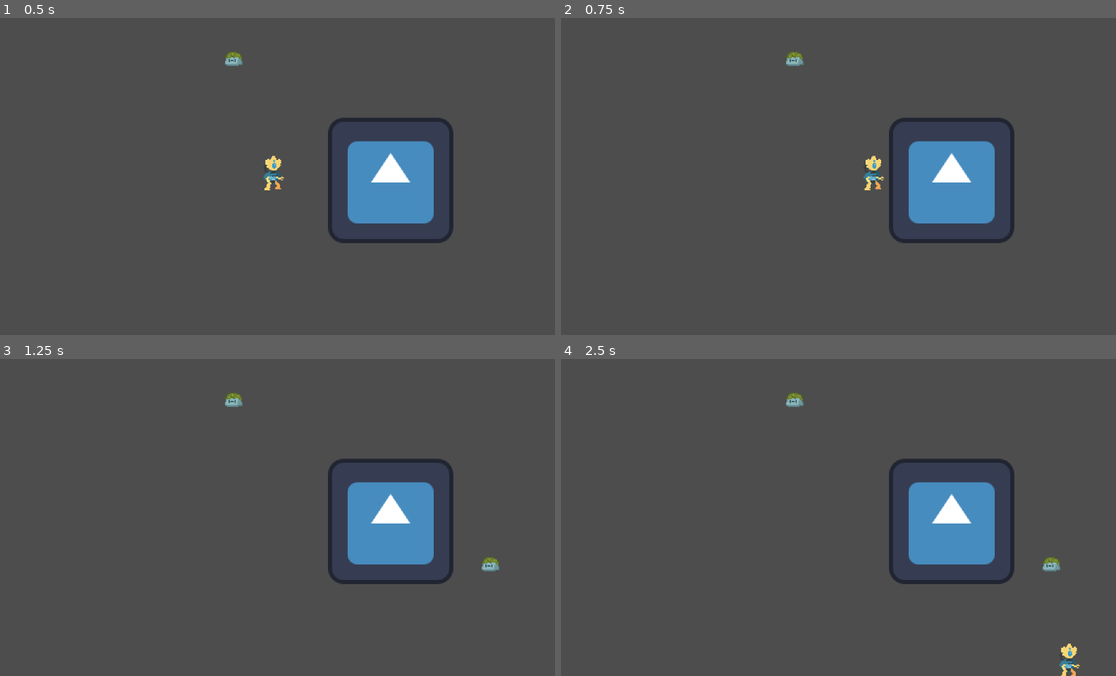
Above: before the commit, frames 1-4 (two rows, left to right).
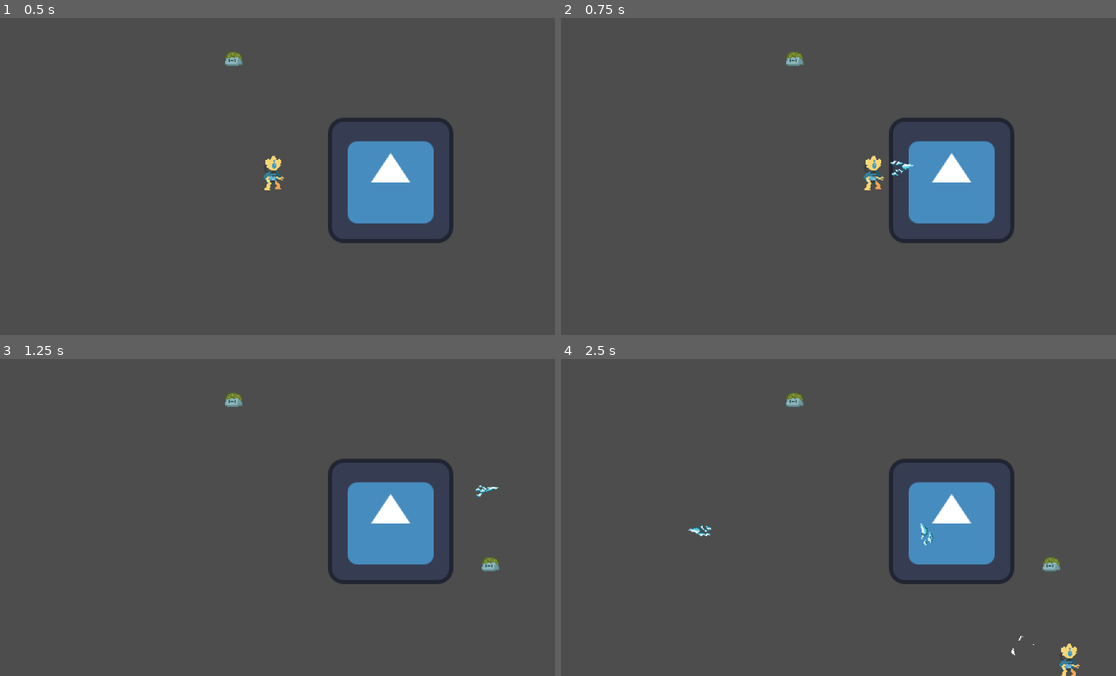
Above: after the commit, the same moments.

Repository: admaxpanda/machines
Game: Godot game, scene res://scene/main.tscn
The game is run twice, just before and just after one commit, with the same random seed, the same clock (stepped at 60 frames per second) and the same inputs. The engine's default icon, where the game draws it, is replaced by a stand-in: a white triangle on a blue panel in a dark square.
Inputs (mouse positions are in pixels of both pictures, inside the frame that each line leads up to):
- Up to frame 1 (0.5 s): no input
- Up to frame 2 (0.75 s): tap Enter at 0.5 s; move the mouse to (960, 160) at 0.52 s; press the mouse at (960, 160) at 0.53 s; hold D (move_right) from 0.53 s (still down)
- Up to frame 3 (1.25 s): keep holding D (move_right); right-click (399, 501) at 0.8 s
- Up to frame 4 (2.5 s): move the mouse to (721, 533) at 1.27 s; release D (move_right) at 1.28 s; release the mouse at (721, 533) at 1.28 s; hold S (move_down) 1.28-2.03 s; right-click (721, 533) at 1.35 s; click (721, 533) at 1.55 s; move the mouse to (888, 447) at 2.02 s; press the mouse at (888, 447) at 2.03 s; hold D (move_right) from 2.03 s (still down); right-click (888, 447) at 2.3 s

Frame 1 is identical in both runs. In frame 2, less than 0.1% of the frame differs, in the area x 59-64%, y 44-50%; in frame 3, less than 0.1%; in frame 4, 0.2%, in the area x 22-86%, y 51-94%.

Commit message:
Implement attack card system with nested chain architecture
- Add chain-based card data structure (triggers + atomic effects)
- Implement Attack resolver with position system (player/enemy/parent)
- Add CardResolver for target finding, Attack for chain execution
- Add CardEngine with draw/discard/shuffle/exhaust piles
- Add delivery_projectile with direct physics query detection
- Add strike (melee AOE) and cold_snap (projectile + split AOE) cards
- Add test script (left click: cold_snap, right click: strike)
- Refactor battle_manager to state machine pattern
- Add enemy group to slime

Co-Authored-By: Claude Opus 4.7 <noreply@anthropic.com>

Diff:
--- /dev/null
+++ b/data/card/attack_cards.json
@@ -0,0 +1,79 @@
+# attack_cards.json 格式说明
+#
+# 顶层：
+#   cards    攻击卡数组
+#
+# 单张攻击卡：
+#   id        唯一标识
+#   name      显示名称
+#   cost      能量消耗
+#   chain     效果链（嵌套字典，每个节点可含回调槽）
+#   exhaust   打出后是否消耗（true/false）
+#
+# 触发器（产生事件，含回调槽）：
+#   { "type": "aoe_detect", "radius": 30, "animation": "...", "lifetime": 0.2, "on_detect": [...] }
+#   { "type": "spawn_projectile", "speed": 300, "max_range": 200, "animation": "...", "on_hit": [...] }
+#
+# 原子效果（叶节点，做一件事）：
+#   { "type": "deal_damage", "value": 6 }
+#   { "type": "apply_debuff", "name": "weak", "duration": 1 }
+#   { "type": "knockback" }
+#   { "type": "draw_cards", "value": 1 }
+#   { "type": "gain_energy", "value": 1 }
+#   { "type": "channel_orb", "orb_id": "frost" }
+
+{
+  "cards": [
+    {
+      "id": "strike",
+      "name": "打击",
+      "cost": 1,
+      "chain": {
+        "type": "aoe_detect",
+        "shape": "circle",
+        "radius": 30,
+        "origin": "player",
+        "target": "enemy",
+        "offset": 20,
+        "animation": "res://sprite/strike.tres",
+        "lifetime": 0.2,
+        "on_detect": [
+          { "type": "deal_damage", "value": 6 },
+          { "type": "knockback" }
+        ]
+      },
+      "exhaust": false
+    },
+    {
+      "id": "cold_snap",
+      "name": "寒流",
+      "cost": 1,
+      "chain": {
+        "type": "spawn_projectile",
+        "origin": "player",
+        "target": "enemy",
+        "offset": 10,
+        "speed": 300,
+        "max_range": 400,
+        "radius": 5,
+        "animation": "res://sprite/cold_snap.tres",
+        "on_hit": [
+          {
+            "type": "aoe_detect",
+            "shape": "circle",
+            "radius": 40,
+            "origin": "parent",
+            "target": "enemy",
+            "animation": "res://sprite/cold_snap_split.tres",
+            "lifetime": 0.3,
+            "on_detect": [
+              { "type": "deal_damage", "value": 4 },
+              { "type": "channel_orb", "orb_id": "frost" }
+            ]
+          }
+        ]
+      },
+      "exhaust": false
+    }
+  ]
+}
--- a/project.godot
+++ b/project.godot
@@ -37,6 +37,16 @@
 "events": [Object(InputEventKey,"resource_local_to_scene":false,"resource_name":"","device":-1,"window_id":0,"alt_press …(192 unchanged characters)…
 ]
 }
+left_click={
+"deadzone": 0.5,
+"events": [Object(InputEventMouseButton,"resource_local_to_scene":false,"resource_name":"","device":-1,"window_id":0,"alt_pressed":false,"shift_pressed":false,"ctrl_pressed":false,"meta_pressed":false,"button_mask":1,"position":Vector2(0, 0),"global_position":Vector2(0, 0),"factor":1.0,"button_index":1,"canceled":false,"pressed":true,"double_click":false,"script":null)
+]
+}
+right_click={
+"deadzone": 0.5,
+"events": [Object(InputEventMouseButton,"resource_local_to_scene":false,"resource_name":"","device":-1,"window_id":0,"alt_pressed":false,"shift_pressed":false,"ctrl_pressed":false,"meta_pressed":false,"button_mask":2,"position":Vector2(0, 0),"global_position":Vector2(0, 0),"factor":1.0,"button_index":2,"canceled":false,"pressed":true,"double_click":false,"script":null)
+]
+}
 
 [physics]
 
--- a/scene/main.tscn
+++ b/scene/main.tscn
@@ -2,8 +2,9 @@
 
 [ext_resource type="PackedScene" uid="uid://d1c44phoahxvt" path="res://scene/player.tscn" id="1"]
 [ext_resource type="Texture2D" uid="uid://d2s488xtjgv72" path="res://icon.svg" id="2"]
-[ext_resource type="Script" path="res://script/core/battle_manager.gd" id="3"]
-[ext_resource type="Script" path="res://script/core/main.gd" id="5"]
+[ext_resource type="Script" uid="uid://dstvg70i6nk4p" path="res://script/core/battle_manager.gd" id="3"]
+[ext_resource type="Script" uid="uid://dce21cjnm01gj" path="res://script/core/main.gd" id="5"]
+[ext_resource type="Script" uid="uid://w31183ekimgx" path="res://script/test/test.gd" id="6"]
 
 [node name="Main" type="Node2D" unique_id=1749692696]
 script = ExtResource("5")
@@ -14,11 +15,14 @@
 [node name="Player" parent="." unique_id=1051167302 instance=ExtResource("1")]
 metadata/_edit_group_ = true
 
-[node name="Enemies" type="Node2D" parent="."]
+[node name="Enemies" type="Node2D" parent="." unique_id=1945427893]
 
 [node name="Icon" type="Sprite2D" parent="." unique_id=1208816784]
 position = Vector2(120, 4)
 texture = ExtResource("2")
 
-[node name="BattleManager" type="Node" parent="."]
+[node name="BattleManager" type="Node" parent="." unique_id=1837276765]
 script = ExtResource("3")
+
+[node name="Test" type="Node2D" parent="." unique_id=114152428]
+script = ExtResource("6")
--- /dev/null
+++ b/script/core/attack.gd
@@ -0,0 +1,170 @@
+class_name Attack
+extends RefCounted
+
+## 攻击系统：执行嵌套效果链，代码生成节点
+
+## 从 chain 数据开始执行攻击
+static func execute(chain: Dictionary, source: Node2D, context: Dictionary) -> void:
+	_execute_node(chain, source, context.get("target_enemy"), context)
+
+## 递归执行链中的一个节点
+static func _execute_node(node: Dictionary, source: Node2D, target: Node2D, context: Dictionary) -> void:
+	match node.get("type", ""):
+		"aoe_detect":
+			_aoe_detect(node, source, context)
+		"spawn_projectile":
+			_spawn_projectile(node, source, context)
+		"deal_damage":
+			print("[Attack] deal_damage value=%d target=%s" % [int(node.get("value", 0)), target])
+			#if target and target.has_method("take_damage"):
+			#	target.take_damage(int(node.get("value", 0)))
+		"knockback":
+			print("[Attack] knockback target=%s source=%s" % [target, source])
+			#_knockback(target, source)
+		"draw_cards":
+			print("[Attack] draw_cards value=%d" % int(node.get("value", 0)))
+			#var engine = context.get("card_engine")
+			#if engine:
+			#	engine.draw_cards(int(node.get("value", 0)))
+		"gain_energy":
+			print("[Attack] gain_energy value=%d" % int(node.get("value", 0)))
+			#var engine = context.get("card_engine")
+			#if engine:
+			#	engine.energy += int(node.get("value", 0))
+		"apply_debuff":
+			print("[Attack] apply_debuff name=%s duration=%d" % [node.get("name", ""), int(node.get("duration", 1))])
+		"channel_orb":
+			print("[Attack] channel_orb orb_id=%s" % str(node.get("orb_id", "")))
+
+## 解析位置常量为世界坐标
+static func _resolve_position(pos_ref: String, source: Node2D, context: Dictionary) -> Vector2:
+	match pos_ref:
+		"player":
+			var player: Node2D = context.get("source")
+			return player.global_position if player else Vector2.ZERO
+		"enemy":
+			var pos = context.get("target_position")
+			return pos if pos else source.global_position
+		"parent":
+			var pos = context.get("parent_position")
+			if pos:
+				return pos
+			return source.global_position
+	return source.global_position
+
+## 根据 origin + target + offset 计算生成位置和方向
+static func _resolve_spawn(node: Dictionary, source: Node2D, context: Dictionary) -> Dictionary:
+	var origin_pos := _resolve_position(str(node.get("origin", "player")), source, context)
+	var target_pos := _resolve_position(str(node.get("target", "enemy")), source, context)
+	var offset: float = float(node.get("offset", 0.0))
+	var direction := Vector2.RIGHT
+	if target_pos.distance_to(origin_pos) > 0.001:
+		direction = (target_pos - origin_pos).normalized()
+	var spawn_pos := origin_pos + direction * offset
+	return { "position": spawn_pos, "direction": direction }
+
+## 范围检测触发器：circle / rect
+static func _aoe_detect(node: Dictionary, source: Node2D, context: Dictionary) -> void:
+	if not source:
+		return
+	var spawn := _resolve_spawn(node, source, context)
+	var spawn_pos: Vector2 = spawn["position"]
+	var direction: Vector2 = spawn["direction"]
+	var shape_type: String = str(node.get("shape", "circle"))
+	var lifetime: float = float(node.get("lifetime", 0.2))
+	var on_detect: Array = node.get("on_detect", [])
+
+	var area := Area2D.new()
+	var col := CollisionShape2D.new()
+
+	match shape_type:
+		"rect":
+			var rect_shape := RectangleShape2D.new()
+			rect_shape.size = Vector2(float(node.get("width", 60.0)), float(node.get("height", 20.0)))
+			col.shape = rect_shape
+		_:
+			var circle := CircleShape2D.new()
+			circle.radius = float(node.get("radius", 30.0))
+			col.shape = circle
+
+	area.rotation = direction.angle()
+	area.add_child(col)
+
+	var anim_path: String = str(node.get("animation", ""))
+	if anim_path != "":
+		var sprite := AnimatedSprite2D.new()
+		var frames: SpriteFrames = load(anim_path)
+		if frames:
+			sprite.sprite_frames = frames
+			sprite.play()
+		area.add_child(sprite)
+
+	area.global_position = spawn_pos
+	source.get_tree().current_scene.add_child(area)
+
+	var space_state := source.get_world_2d().direct_space_state
+	var query := PhysicsShapeQueryParameters2D.new()
+	query.shape = col.shape
+	query.transform = area.global_transform
+	var results := space_state.intersect_shape(query)
+	var hit_enemies: Array[Node2D] = []
+	for result in results:
+		var body: Node2D = result.get("collider")
+		if body and body.is_in_group(&"enemy") and body not in hit_enemies:
+			hit_enemies.append(body)
+			for effect in on_detect:
+				_execute_node(effect, source, body, context)
+
+	source.get_tree().create_timer(lifetime).timeout.connect(area.queue_free)
+
+## 投射物触发器
+static func _spawn_projectile(node: Dictionary, source: Node2D, context: Dictionary) -> void:
+	if not source:
+		return
+	var spawn := _resolve_spawn(node, source, context)
+	var spawn_pos: Vector2 = spawn["position"]
+	var direction: Vector2 = spawn["direction"]
+	var speed: float = float(node.get("speed", 200.0))
+	var max_range: float = float(node.get("max_range", 200.0))
+	var on_hit: Array = node.get("on_hit", [])
+
+	var area := Area2D.new()
+	var col := CollisionShape2D.new()
+	var circle := CircleShape2D.new()
+	circle.radius = float(node.get("radius", 5.0))
+	col.shape = circle
+	area.add_child(col)
+	area.rotation = direction.angle()
+
+	var anim_path: String = str(node.get("animation", ""))
+	if anim_path != "":
+		var sprite := AnimatedSprite2D.new()
+		var frames: SpriteFrames = load(anim_path)
+		if frames:
+			sprite.sprite_frames = frames
+			sprite.play()
+		area.add_child(sprite)
+
+	var script: GDScript = load("res://script/entity/delivery_projectile.gd")
+	area.set_script(script)
+	area.speed = speed
+	area.max_range = max_range
+	area.direction = direction
+	area._shape = circle
+
+	for effect in on_hit:
+		area.hit.connect(func(hit_target: Node2D, hit_pos: Vector2):
+			var sub_context := context.duplicate()
+			sub_context["target_enemy"] = hit_target
+			sub_context["parent_position"] = hit_pos
+			_execute_node(effect, source, hit_target, sub_context)
+		)
+
+	area.global_position = spawn_pos
+	source.get_tree().current_scene.add_child(area)
+
+static func _knockback(target: Node2D, source: Node2D) -> void:
+	if not target or not source:
+		return
+	var dir := (target.global_position - source.global_position).normalized()
+	target.global_position += dir * 20.0
--- /dev/null
+++ b/script/core/attack_card_data.gd
@@ -0,0 +1,20 @@
+class_name AttackCardData
+extends Resource
+
+## 攻击卡数据
+
+var id: StringName = &""            ## 卡牌id
+var card_name: String = ""          ## 显示名称
+var cost: int = 1                   ## 能量消耗
+var chain: Dictionary = {}          ## 效果链（嵌套结构）
+var exhaust: bool = false           ## 打出后是否消耗
+
+## 从 JSON 字典解析
+static func from_dict(data: Dictionary) -> AttackCardData:
+	var card := AttackCardData.new()
+	card.id = StringName(data.get("id", ""))
+	card.card_name = str(data.get("name", ""))
+	card.cost = int(data.get("cost", 1))
+	card.chain = data.get("chain", {})
+	card.exhaust = bool(data.get("exhaust", false))
+	return card
--- a/script/core/battle_manager.gd
+++ b/script/core/battle_manager.gd
@@ -1,29 +1,86 @@
 extends Node
 
-# 战斗管理器
-# 开始战斗 → 加载全部关卡 → 逐关推进（生成敌人→关卡结束→奖励→下一关）→ 战斗结束
+# 战斗管理器（状态机）
+# IDLE → RUNNING → REWARD → RUNNING → ... → ENDED
+#                  ↘ FAILED
+
+enum State { IDLE, RUNNING, REWARD, FAILED, ENDED }
 
 signal battle_started
+signal battle_ended
 
+var _state: State = State.IDLE
 var _enemies_node: Node2D
 var _enemy_configs: Dictionary = {}    ## StringName -> Dictionary
-var _active_coroutines: int = 0        ## 当前正在运行的波次协程数量
-var _failed: bool = false              ## 战斗失败标志
+var _levels: Array = []                ## LevelData 数组
+var _current_level_index: int = -1     ## 当前关卡索引
 
-## 开始整场战斗：初始化 + 加载全部关卡 + 逐关推进
+## 开始整场战斗
 func start_battle(enemies_node: Node2D) -> void:
 	_enemies_node = enemies_node
 	_load_enemy_configs()
-	var levels := _load_all_levels()
-	if levels.is_empty():
+	_levels = _load_all_levels()
+	if _levels.is_empty():
 		return
 	battle_started.emit()
-	_failed = false
-	for level in levels:
-		await _run_level(level)
-		if _failed:
-			break
-		# TODO: 奖励系统
+	_start_level(0)
+
+## 启动指定关卡
+func _start_level(index: int) -> void:
+	_current_level_index = index
+	_state = State.RUNNING
+	var level: LevelData = _levels[index]
+	for wave in level.waves:
+		_run_wave.call_deferred(wave)
+
+## 外部调用：当前关卡所有敌人被消灭
+func on_level_cleared() -> void:
+	if _state != State.RUNNING:
+		return
+	_state = State.REWARD
+
+## 外部调用：玩家死亡
+func fail_battle() -> void:
+	_state = State.FAILED
+
+## 外部调用：奖励选完，进入下一关
+func advance_to_next_level() -> void:
+	if _state != State.REWARD:
+		return
+	var next := _current_level_index + 1
+	if next < _levels.size():
+		_start_level(next)
+	else:
+		_state = State.ENDED
+		battle_ended.emit()
+
+## 单条波次协程：等待 start_time → 按间隔生成 count 个敌人
+func _run_wave(wave: WaveData) -> void:
+	await get_tree().create_timer(wave.start_time).timeout
+	for i in wave.count:
+		if _state == State.FAILED:
+			return
+		_spawn_enemy(wave.enemy_id)
+		if i < wave.count - 1:
+			await get_tree().create_timer(wave.spawn_interval).timeout
+
+## 根据 enemy_id 查找配置，实例化敌人
+func _spawn_enemy(enemy_id: StringName) -> void:
+	var cfg: Dictionary = _enemy_configs.get(enemy_id, {})
+	if cfg.is_empty():
+		return
+	var scene_path: String = cfg.get("scene", "")
+	var scene: PackedScene = load(scene_path) as PackedScene
+	if not scene:
+		return
+	var enemy := scene.instantiate()
+	enemy.init(cfg)
+	_enemies_node.add_child(enemy)
+	var player := get_tree().get_first_node_in_group(&"player") as Node2D
+	if player:
+		var angle := randf() * TAU
+		var distance := randf() * 100.0 + 100.0
+		enemy.global_position = player.global_position + Vector2(cos(angle), sin(angle)) * distance
 
 ## 从 enemies.json 加载所有敌人配置
 func _load_enemy_configs() -> void:
@@ -62,43 +119,3 @@
 	for level_dict in json.data.get("levels", []):
 		levels.append(LevelData.from_dict(level_dict))
 	return levels
-
-## 战斗失败，终止当前战斗流程
-func fail_battle() -> void:
-	_failed = true
-
-## 运行单个关卡：启动所有波次协程，等待全部完成
-func _run_level(level: LevelData) -> void:
-	_active_coroutines = level.waves.size()
-	for wave in level.waves:
-		_run_wave.call_deferred(wave)
-	while _active_coroutines > 0 and not _failed:
-		await get_tree().process_frame
-
-## 单条波次的协程：等待 start_time → 按间隔生成 count 个敌人
-func _run_wave(wave: WaveData) -> void:
-	await get_tree().create_timer(wave.start_time).timeout
-	for i in wave.count:
-		_spawn_enemy(wave.enemy_id)
-		if i < wave.count - 1:
-			await get_tree().create_timer(wave.spawn_interval).timeout
-	_active_coroutines -= 1
-
-## 根据 enemy_id 查找配置，实例化敌人
-func _spawn_enemy(enemy_id: StringName) -> void:
-	var cfg: Dictionary = _enemy_configs.get(enemy_id, {})
-	if cfg.is_empty():
-		return
-	var scene_path: String = cfg.get("scene", "")
-	var scene: PackedScene = load(scene_path) as PackedScene
-	if not scene:
-		return
-	var enemy := scene.instantiate()
-	enemy.init(cfg)
-	_enemies_node.add_child(enemy)
-	# 在玩家周围随机位置生成
-	var player := get_tree().get_first_node_in_group(&"player") as Node2D
-	if player:
-		var angle := randf() * TAU
-		var distance := randf() * 100.0 + 100.0
-		enemy.global_position = player.global_position + Vector2(cos(angle), sin(angle)) * distance
--- /dev/null
+++ b/script/core/card_engine.gd
@@ -0,0 +1,73 @@
+extends Node
+
+# 攻击卡引擎
+# 管理牌堆（抽牌堆/手牌/弃牌堆/消耗堆）、能量、自动打出
+
+signal energy_changed(new_energy: int)
+signal hand_changed()
+
+var draw_pile: Array = []          ## Array[AttackCardData] 抽牌堆
+var hand: Array = []               ## Array[AttackCardData] 手牌
+var discard_pile: Array = []       ## Array[AttackCardData] 弃牌堆
+var exhaust_pile: Array = []       ## Array[AttackCardData] 消耗堆
+
+var energy: int = 0                ## 当前能量
+var energy_per_turn: int = 3       ## 每回合获得能量
+var hand_limit: int = 10           ## 手牌上限
+var draw_per_turn: int = 5         ## 每回合抽牌数
+
+## 初始化：传入卡组，洗牌放入抽牌堆
+func initialize(deck: Array) -> void:
+	draw_pile = deck.duplicate()
+	hand.clear()
+	discard_pile.clear()
+	exhaust_pile.clear()
+	energy = 0
+	draw_pile.shuffle()
+
+## 开始回合：获得能量，抽牌
+func start_turn() -> void:
+	energy += energy_per_turn
+	energy_changed.emit(energy)
+	draw_cards(draw_per_turn)
+
+## 抽牌：从抽牌堆取牌到手牌，抽牌堆空则先洗入弃牌堆
+func draw_cards(count: int) -> void:
+	for i in count:
+		if hand.size() >= hand_limit:
+			break
+		if draw_pile.is_empty():
+			_shuffle_discard_into_draw()
+			if draw_pile.is_empty():
+				break
+		hand.append(draw_pile.pop_back())
+	hand_changed.emit()
+
+## 自动打出一张牌：能量够则打出，不够则跳过，返回是否实际打出
+func auto_play() -> bool:
+	if hand.is_empty():
+		return false
+	var card: AttackCardData = hand[0]
+	if card.cost > energy:
+		return false
+	energy -= card.cost
+	energy_changed.emit(energy)
+	hand.pop_front()
+	if card.exhaust:
+		exhaust_pile.append(card)
+	else:
+		discard_pile.append(card)
+	hand_changed.emit()
+	# TODO: 结算卡牌效果（造成伤害等）
+	return true
+
+## 回合结束：弃掉手牌剩余
+func end_turn() -> void:
+	while not hand.is_empty():
+		discard_pile.append(hand.pop_back())
+
+## 弃牌堆洗入抽牌堆
+func _shuffle_discard_into_draw() -> void:
+	draw_pile = discard_pile.duplicate()
+	discard_pile.clear()
+	draw_pile.shuffle()
--- /dev/null
+++ b/script/core/card_resolver.gd
@@ -0,0 +1,29 @@
+class_name CardResolver
+extends RefCounted
+
+## 卡牌结算器：负责寻找目标位置，将卡牌转交给效果系统执行
+
+static func play(card: AttackCardData, context: Dictionary) -> void:
+	var source: Node2D = context.get("source")
+	if not source:
+		return
+	if card.chain.is_empty():
+		return
+	if not context.has("target_position"):
+		var pos := _find_nearest_enemy_position(source)
+		if pos != Vector2.ZERO or true:
+			context["target_position"] = pos
+	Attack.execute(card.chain, source, context)
+
+static func _find_nearest_enemy_position(source: Node2D) -> Vector2:
+	var enemies := source.get_tree().get_nodes_in_group(&"enemy")
+	var nearest: Node2D = null
+	var min_dist: float = INF
+	for e in enemies:
+		if not e is Node2D:
+			continue
+		var dist := source.global_position.distance_to(e.global_position)
+		if dist < min_dist:
+			min_dist = dist
+			nearest = e
+	return nearest.global_position if nearest else source.global_position
--- /dev/null
+++ b/script/entity/delivery_projectile.gd
@@ -0,0 +1,34 @@
+extends Area2D
+
+## 通用投射物：直线飞行，每帧直接物理查询检测命中
+
+signal hit(enemy: Node2D, hit_pos: Vector2)
+
+var speed: float = 200.0
+var max_range: float = 400.0
+var direction: Vector2 = Vector2.RIGHT
+var _traveled: float = 0.0
+var _hit_enemies: Array[Node2D] = []
+var _shape: CircleShape2D
+
+func _physics_process(delta: float) -> void:
+	var velocity := direction * speed * delta
+	global_position += velocity
+	_traveled += velocity.length()
+	if _traveled >= max_range:
+		queue_free()
+		return
+	if not _shape:
+		return
+	var space_state := get_world_2d().direct_space_state
+	var query := PhysicsShapeQueryParameters2D.new()
+	query.shape = _shape
+	query.transform = global_transform
+	var results := space_state.intersect_shape(query)
+	for result in results:
+		var body: Node2D = result.get("collider")
+		if body and body.is_in_group(&"enemy") and body not in _hit_enemies:
+			_hit_enemies.append(body)
+			hit.emit(body, body.global_position)
+			queue_free()
+			return
--- a/script/entity/enemy/slime.gd
+++ b/script/entity/enemy/slime.gd
@@ -17,6 +17,7 @@
 	xp_value = int(data.get("xp_value", 1))
 
 func _ready() -> void:
+	add_to_group(&"enemy")
 	var players := get_tree().get_nodes_in_group(&"player")
 	if players.size() > 0:
 		_player = players[0] as CharacterBody2D
--- /dev/null
+++ b/script/test/test.gd
@@ -0,0 +1,54 @@
+extends Node2D
+
+## 测试脚本：左键发射寒流，右键发射打击
+
+var _strike: AttackCardData
+var _cold_snap: AttackCardData
+
+func _ready() -> void:
+	var cards := _load_attack_cards()
+	for card in cards:
+		if card.id == &"strike":
+			_strike = card
+		elif card.id == &"cold_snap":
+			_cold_snap = card
+
+func _input(event: InputEvent) -> void:
+	var card: AttackCardData = null
+	if event.is_action_pressed("left_click"):
+		card = _cold_snap
+	elif event.is_action_pressed("right_click"):
+		card = _strike
+	if not card:
+		return
+	var player: Node2D = get_tree().get_first_node_in_group(&"player")
+	if not player:
+		return
+	var context := {
+		"source": player,
+		"card_engine": null,
+		"target_position": get_global_mouse_position(),
+	}
+	CardResolver.play(card, context)
+
+func _load_attack_cards() -> Array:
+	var file := FileAccess.open("res://data/card/attack_cards.json", FileAccess.READ)
+	if not file:
+		return []
+	var text := _strip_comments(file.get_as_text())
+	file.close()
+	var json := JSON.new()
+	if json.parse(text) != OK:
+		return []
+	var cards: Array = []
+	for card_dict in json.data.get("cards", []):
+		cards.append(AttackCardData.from_dict(card_dict))
+	return cards
+
+func _strip_comments(raw: String) -> String:
+	var lines := raw.split("\n")
+	var clean: PackedStringArray = []
+	for line in lines:
+		if not line.strip_edges().begins_with("#"):
+			clean.append(line)
+	return "\n".join(clean)
--- /dev/null
+++ b/sprite/cold_snap.tres
@@ -0,0 +1,53 @@
+[gd_resource type="SpriteFrames" format=3 uid="uid://cjejphnepexlj"]
+
+[ext_resource type="Texture2D" uid="uid://dp0m7ejc2ya8f" path="res://sprite/cold_snap.png" id="1_4ffyj"]
+
+[sub_resource type="AtlasTexture" id="AtlasTexture_sfcy2"]
+atlas = ExtResource("1_4ffyj")
+region = Rect2(0, 0, 32, 32)
+
+[sub_resource type="AtlasTexture" id="AtlasTexture_fxd8t"]
+atlas = ExtResource("1_4ffyj")
+region = Rect2(32, 0, 32, 32)
+
+[sub_resource type="AtlasTexture" id="AtlasTexture_mig7b"]
+atlas = ExtResource("1_4ffyj")
+region = Rect2(64, 0, 32, 32)
+
+[sub_resource type="AtlasTexture" id="AtlasTexture_o0wy8"]
+atlas = ExtResource("1_4ffyj")
+region = Rect2(96, 0, 32, 32)
+
+[sub_resource type="AtlasTexture" id="AtlasTexture_m1ipc"]
+atlas = ExtResource("1_4ffyj")
+region = Rect2(128, 0, 32, 32)
+
+[sub_resource type="AtlasTexture" id="AtlasTexture_s31ul"]
+atlas = ExtResource("1_4ffyj")
+region = Rect2(160, 0, 32, 32)
+
+[resource]
+animations = [{
+"frames": [{
+"duration": 1.0,
+"texture": SubResource("AtlasTexture_sfcy2")
+}, {
+"duration": 1.0,
+"texture": SubResource("AtlasTexture_fxd8t")
+}, {
+"duration": 1.0,
+"texture": SubResource("AtlasTexture_mig7b")
+}, {
+"duration": 1.0,
+"texture": SubResource("AtlasTexture_o0wy8")
+}, {
+"duration": 1.0,
+"texture": SubResource("AtlasTexture_m1ipc")
+}, {
+"duration": 1.0,
+"texture": SubResource("AtlasTexture_s31ul")
+}],
+"loop": true,
+"name": &"fly",
+"speed": 5.0
+}]
--- /dev/null
+++ b/sprite/cold_snap_split.tres
@@ -0,0 +1,32 @@
+[gd_resource type="SpriteFrames" format=3 uid="uid://cfwl0pq1oyas5"]
+
+[ext_resource type="Texture2D" uid="uid://shckwiq6g3wm" path="res://sprite/cold_snap_split.png" id="1_yada7"]
+
+[sub_resource type="AtlasTexture" id="AtlasTexture_f2r0m"]
+atlas = ExtResource("1_yada7")
+region = Rect2(0, 0, 32, 32)
+
+[sub_resource type="AtlasTexture" id="AtlasTexture_twi3k"]
+atlas = ExtResource("1_yada7")
+region = Rect2(32, 0, 32, 32)
+
+[sub_resource type="AtlasTexture" id="AtlasTexture_07v7v"]
+atlas = ExtResource("1_yada7")
+region = Rect2(64, 0, 32, 32)
+
+[resource]
+animations = [{
+"frames": [{
+"duration": 1.0,
+"texture": SubResource("AtlasTexture_f2r0m")
+}, {
+"duration": 1.0,
+"texture": SubResource("AtlasTexture_twi3k")
+}, {
+"duration": 1.0,
+"texture": SubResource("AtlasTexture_07v7v")
+}],
+"loop": true,
+"name": &"split",
+"speed": 5.0
+}]
--- /dev/null
+++ b/sprite/strike.tres
@@ -0,0 +1,39 @@
+[gd_resource type="SpriteFrames" format=3 uid="uid://7cxafhswatfr"]
+
+[ext_resource type="Texture2D" uid="uid://c6brjmj6uogf" path="res://sprite/strike.png" id="1_strike"]
+
+[sub_resource type="AtlasTexture" id="AtlasTexture_1"]
+atlas = ExtResource("1_strike")
+region = Rect2(0, 0, 32, 32)
+
+[sub_resource type="AtlasTexture" id="AtlasTexture_2"]
+atlas = ExtResource("1_strike")
+region = Rect2(32, 0, 32, 32)
+
+[sub_resource type="AtlasTexture" id="AtlasTexture_3"]
+atlas = ExtResource("1_strike")
+region = Rect2(64, 0, 32, 32)
+
+[sub_resource type="AtlasTexture" id="AtlasTexture_4"]
+atlas = ExtResource("1_strike")
+region = Rect2(96, 0, 32, 32)
+
+[resource]
+animations = [{
+"frames": [{
+"duration": 1.0,
+"texture": SubResource("AtlasTexture_1")
+}, {
+"duration": 1.0,
+"texture": SubResource("AtlasTexture_2")
+}, {
+"duration": 1.0,
+"texture": SubResource("AtlasTexture_3")
+}, {
+"duration": 1.0,
+"texture": SubResource("AtlasTexture_4")
+}],
+"loop": true,
+"name": &"strike",
+"speed": 15.0
+}]
Binary file added: sprite/cold_snap.aseprite
Binary file added: sprite/cold_snap.png
Not shown, added: sprite/cold_snap.png.import
Binary file added: sprite/cold_snap_split.aseprite
Binary file added: sprite/cold_snap_split.png
Not shown, added: sprite/cold_snap_split.png.import
Binary file added: sprite/strike.aseprite
Binary file added: sprite/strike.png
Not shown, added: sprite/strike.png.import
